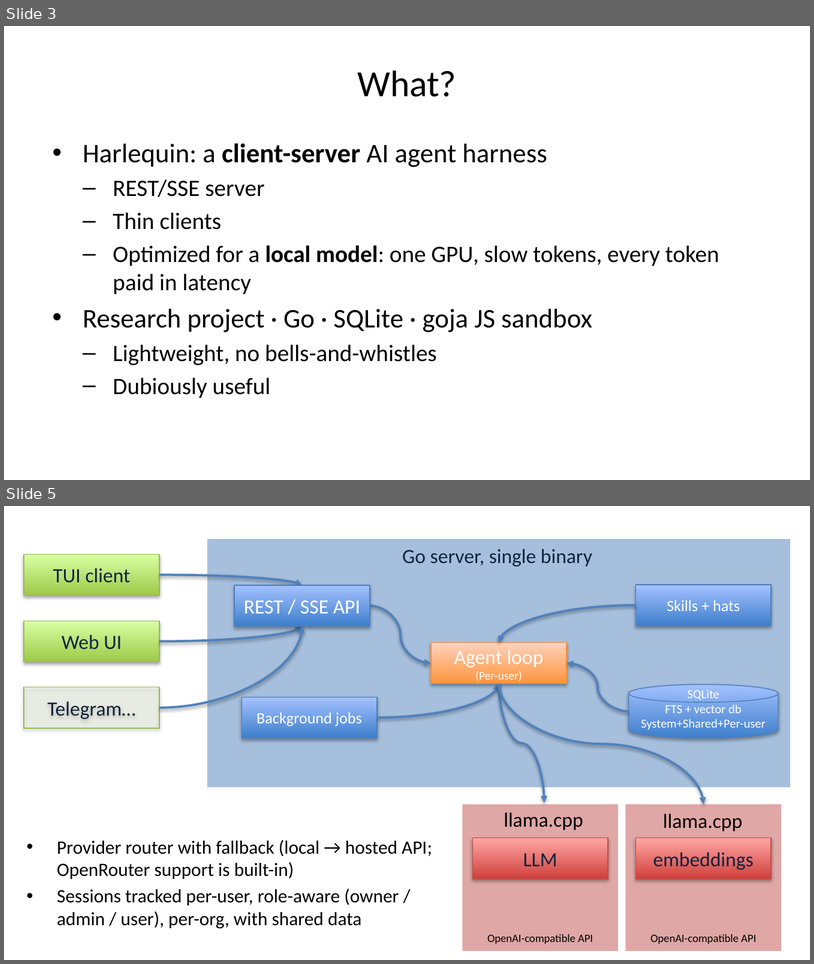
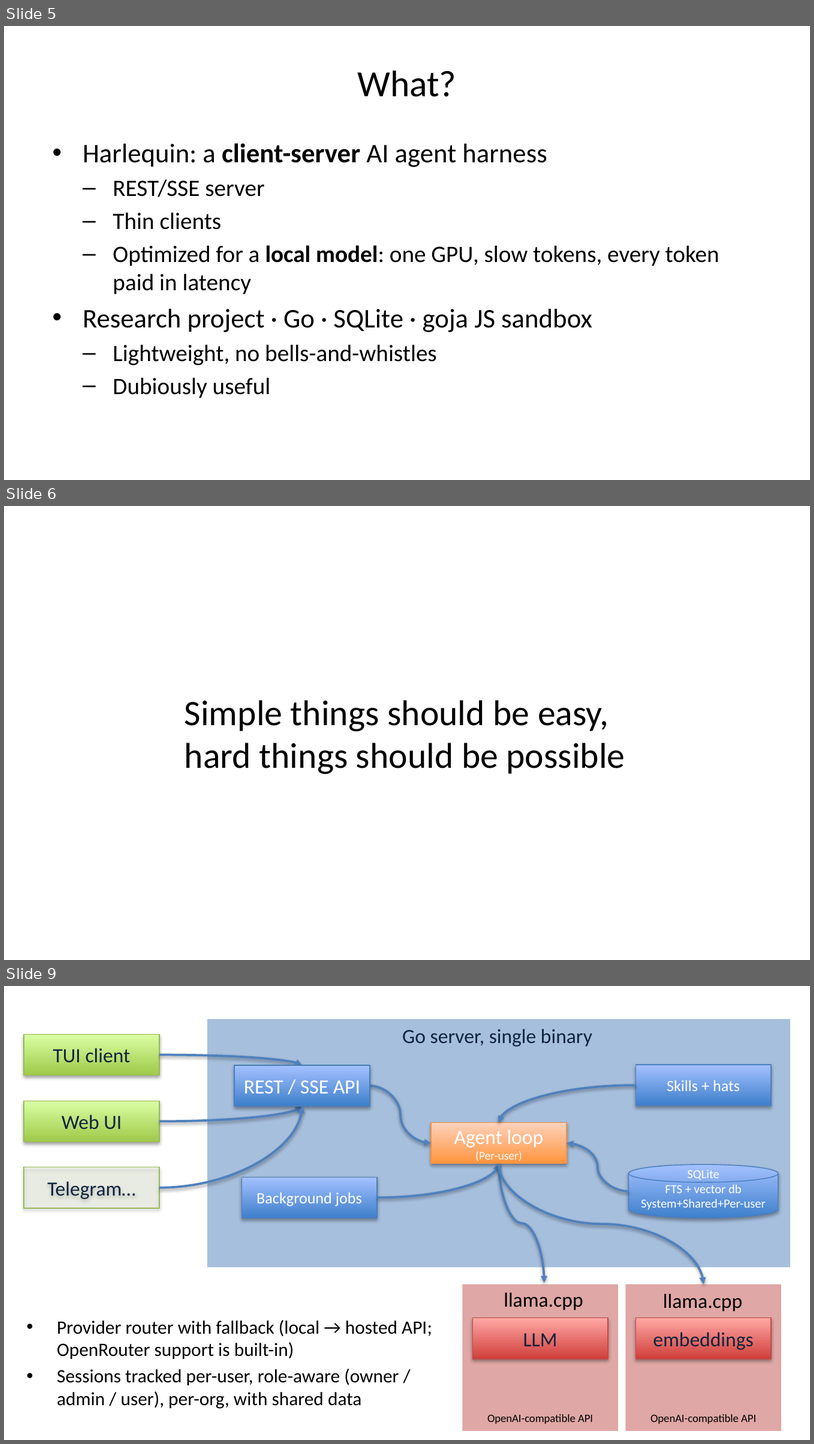
Before and after one commit to ivoras/harlequin, a slide deck: docs/croai2026/slides-pptx.pptx. Shown one above the other, each under a label of ours: slides 3 and 5 before the commit, slides 5, 6 and 9 after it; the slides between them are not shown. The pictures are 814x964 and 814x1444 pixels, drawn with LibreOffice and Linux fonts; fonts in the diff are those of the drawing. Boxes give left, top, right and bottom in pixels: in the first picture for what was removed or moved away, otherwise in the second. Text is boxed around its words. In the diff, an @@ line names an element or a change of style, - is before the commit and + after.

```diff
--- a/docs/croai2026/slides-pptx.pptx
+++ b/docs/croai2026/slides-pptx.pptx
@@ slide 6 added at [4, 506, 810, 960], background #FFFFFF @@
@@ text added at [185, 700, 626, 774], 32 pt, text #000000 @@
+Simple things should be easy,
+hard things should be possible
@@ what was slide 3 is now slide 5 @@
@@ what was slide 5 is now slide 9 @@
```
Also in this commit, not shown: 1 slide changed, 8 other slides added, 1 slide removed, 1 other file.
